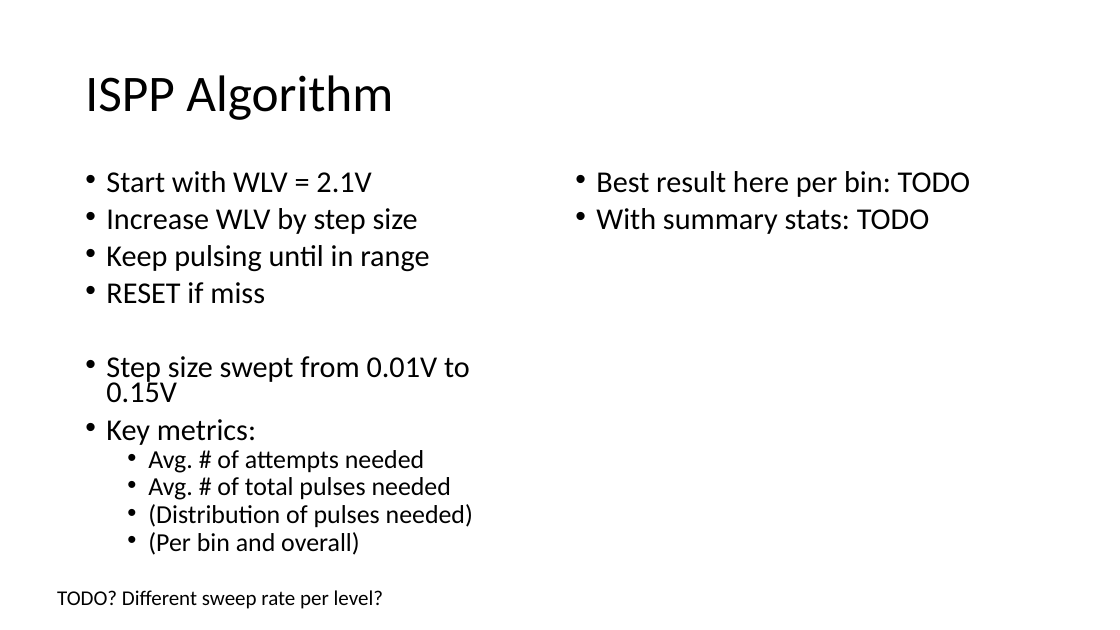
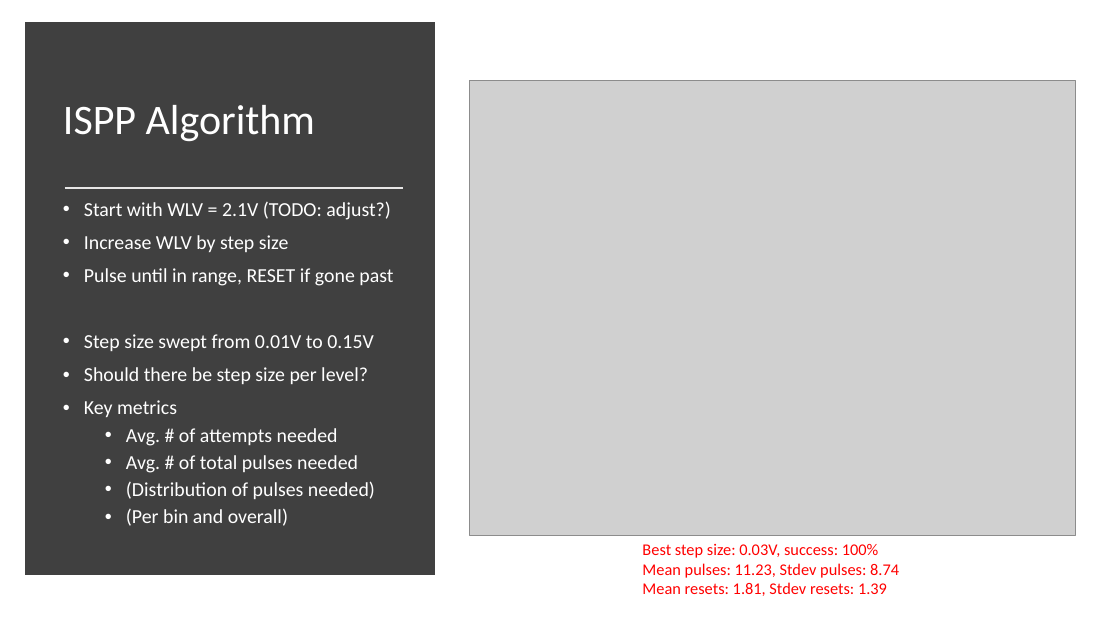
Before and after one commit to akashlevy/RRAM-RADAR-Tuning, a slide deck: slide 7 of presentations/4-15-20.pptx. Drawn at 1120x630 pixels with LibreOffice and Linux fonts; fonts in the diff are those of the drawing; grey boxes stand for pictures. Boxes give left, top, right and bottom in pixels: in the first picture for what was removed or moved away, otherwise in the second. Text is boxed around its words. In the diff, an @@ line names an element or a change of style, - is before the commit and + after.

```diff
--- a/presentations/4-15-20.pptx
+++ b/presentations/4-15-20.pptx
@@ rectangle added at bbox=[31, 28, 429, 570], fill #404040, outline #404040 10 pt @@
@@ title "ISPP Algorithm": place and size @@
-title "ISPP Algorithm" at bbox=[85, 75, 393, 120]
+title "ISPP Algorithm" at bbox=[63, 105, 315, 141]
@@ title "ISPP Algorithm" at bbox=[63, 105, 315, 141]: size 44 to 36 pt, text colour #000000 to #FFFFFF @@
@@ picture added at bbox=[470, 81, 1075, 535] @@
@@ text removed at bbox=[596, 171, 970, 234] @@
-• Best result here per bin: TODO
-• With summary stats: TODO
@@ text "Start with WLV = 2.1V ...": place and size @@
-text "Start with WLV = 2.1V ..." at bbox=[106, 171, 473, 555]
+text "Start with WLV = 2.1V ..." at bbox=[84, 201, 393, 526]
@@ line added from (65, 188) to (403, 188), #E7E6E6 1.75 pt @@
@@ text at bbox=[84, 201, 391, 220]: text changed; size 25.9 to 17 pt; text colour #000000 to #FFFFFF @@
-• Start with WLV = 2.1V
+• Start with WLV = 2.1V (TODO: adjust?)
@@ text at bbox=[84, 235, 375, 526]: size 25.9 to 17 pt in "Increase WLV by step size", "Step size swept from 0.01V to 0.15V"; text colour #000000 to #FFFFFF in "Increase WLV by step size", "Step size swept from 0.01V to 0.15V", "Avg. # of attempts needed", "Avg. # of total pulses needed" and 2 more places; size 22.2 to 17 pt in "Avg. # of attempts needed", "Avg. # of total pulses needed", "(Distribution of pulses needed)", "(Per bin and overall)"; line spacing 0.7 to 0.9 @@
@@ text at bbox=[84, 268, 393, 286]: text changed; size 25.9 to 17 pt; text colour #000000 to #FFFFFF @@
-• Keep pulsing until in range
-• RESET if miss
+• Pulse until in range, RESET if gone past
@@ text at bbox=[84, 367, 368, 417]: text changed; size 25.9 to 17 pt; text colour #000000 to #FFFFFF @@
-• Key metrics:
+• Should there be step size per level?
+• Key metrics
@@ text added at bbox=[642, 544, 899, 596], 14 pt, text #FF0000 @@
+Best step size: 0.03V, success: 100%
+Mean pulses: 11.23, Stdev pulses: 8.74
+Mean resets: 1.81, Stdev resets: 1.39
@@ text removed at bbox=[57, 590, 383, 609] @@
-TODO? Different sweep rate per level?
```
Also in this commit, not shown: 10 other slides changed, 7 slides added, 15 other files.
